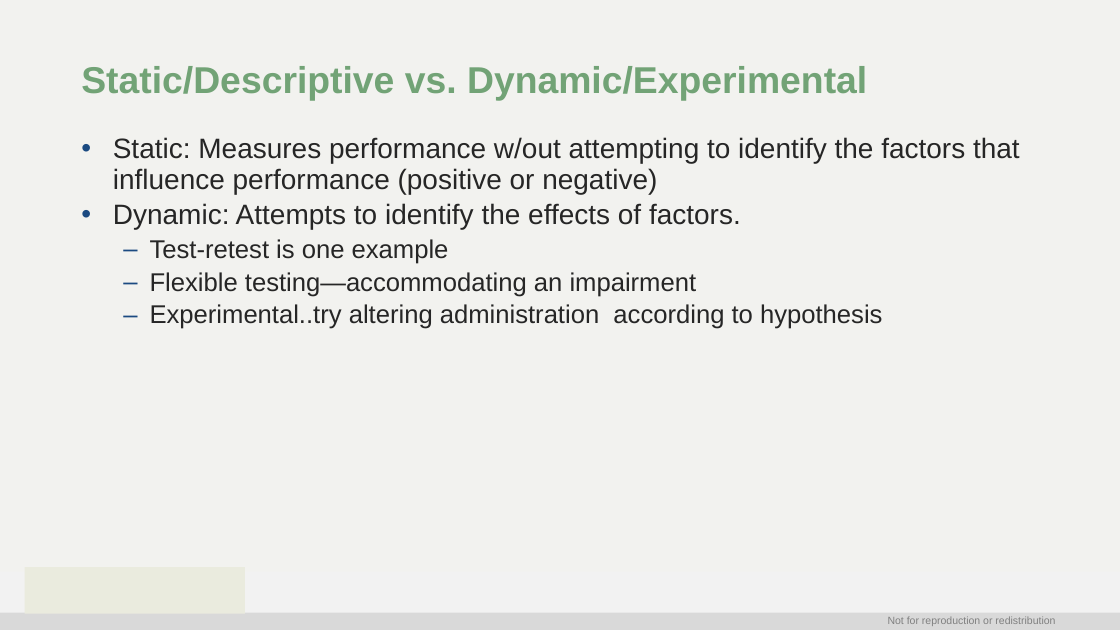
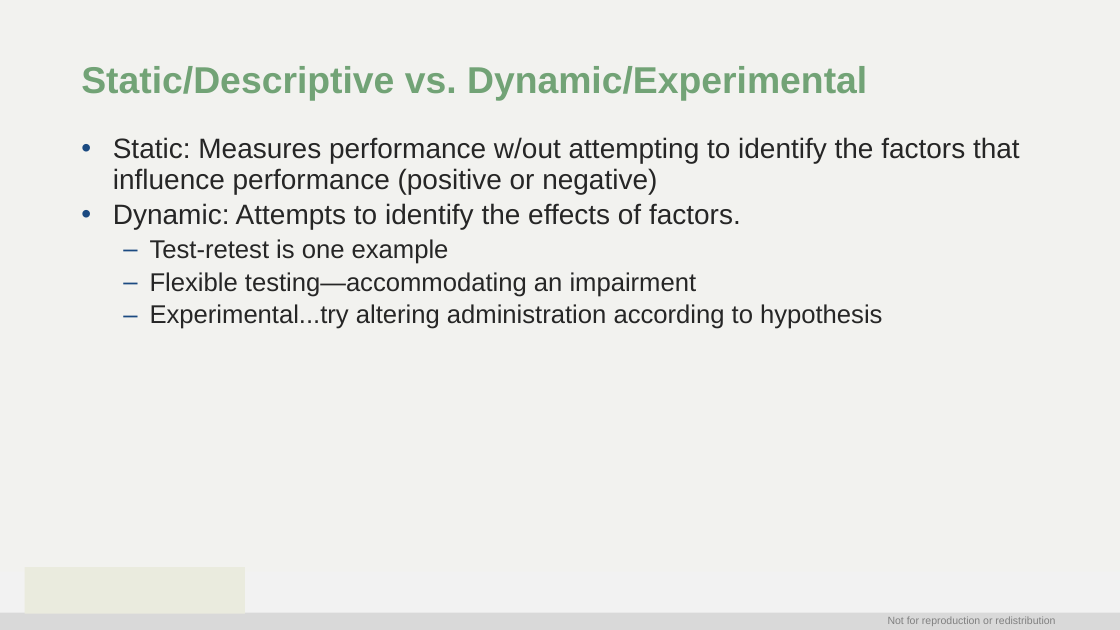
Before and after one commit to Jim-Wright90/cds_663_winter_2021, a slide deck: slide 12 of slides/Week2__21_Assessment_Fundamentals.pptx (slide 14 before the commit). Drawn at 1120x630 pixels with LibreOffice and Linux fonts; fonts in the diff are those of the drawing; background and template pictures are left out. Boxes give left, top, right and bottom in pixels: in the first picture for what was removed or moved away, otherwise in the second. Text is boxed around its words. In the diff, an @@ line names an element or a change of style, - is before the commit and + after.

```diff
--- a/slides/Week2__21_Assessment_Fundamentals.pptx
+++ b/slides/Week2__21_Assessment_Fundamentals.pptx
@@ text at [150,304,882,329]: text changed @@
-  – Experimental..try altering administration according to hypothesis
+  – Experimental...try altering administration according to hypothesis
```
Also in this commit, not shown: 5 other slides changed, 2 slides removed, 1 other file.
